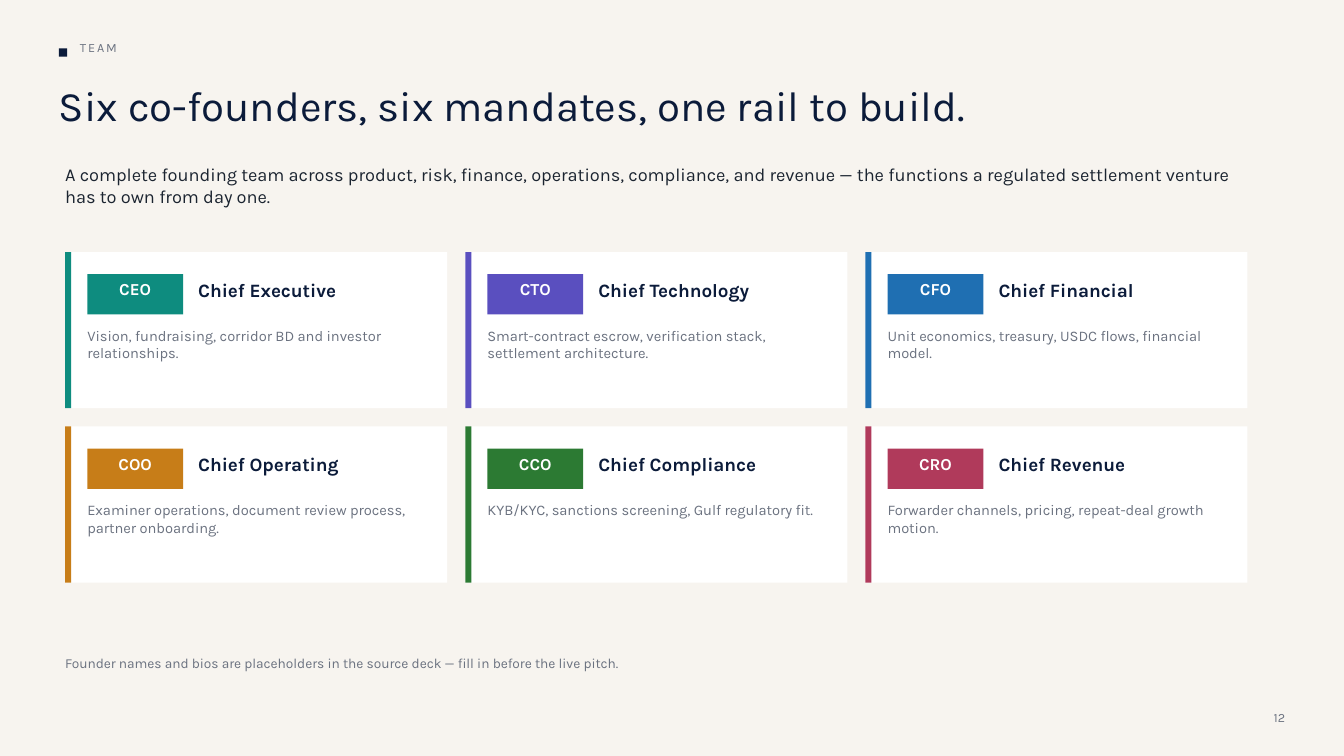
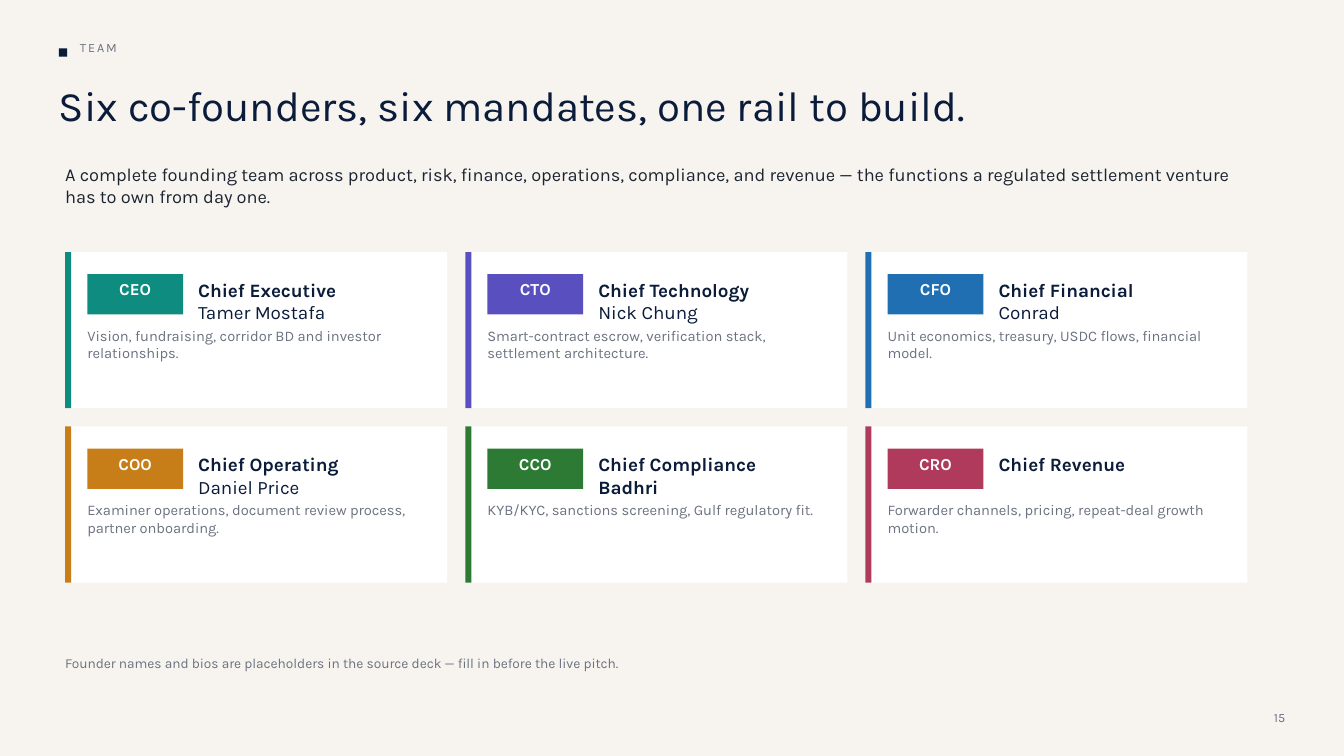
Before and after one commit to nchengg/BlockMed, a slide deck: slide 16 of proposal/Pitch-Deck-Official.pptx (slide 12 before the commit). Drawn at 1344x756 pixels with LibreOffice and Linux fonts; fonts in the diff are those of the drawing. Boxes give left, top, right and bottom in pixels: in the first picture for what was removed or moved away, otherwise in the second. Text is boxed around its words. In the diff, an @@ line names an element or a change of style, - is before the commit and + after.

```diff
--- a/proposal/Pitch-Deck-Official.pptx
+++ b/proposal/Pitch-Deck-Official.pptx
@@ text at <box>198,306,325,320</box>: paragraph added @@
+Tamer Mostafa
@@ text at <box>598,306,698,324</box>: paragraph added @@
+Nick Chung
@@ text at <box>999,306,1060,320</box>: paragraph added @@
+Conrad
@@ text at <box>198,481,299,495</box>: paragraph added @@
+Daniel Price
@@ text at <box>598,480,658,495</box>: paragraph added @@
+Badhri
@@ text at <box>1274,714,1285,722</box>: text changed @@
-12
+15
```
Also in this commit, not shown: 13 other slides changed, 4 slides added.
